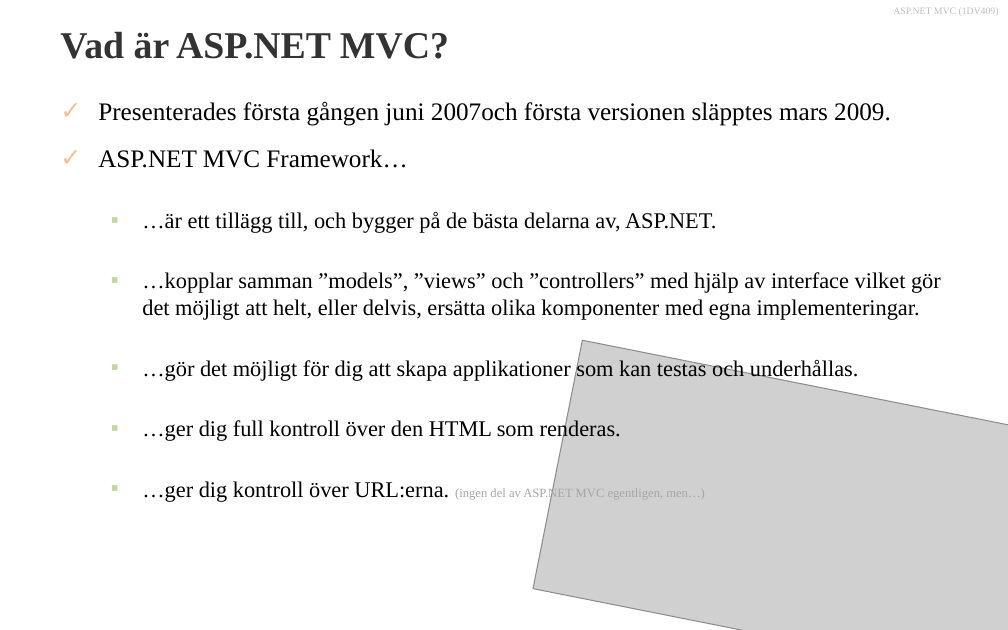
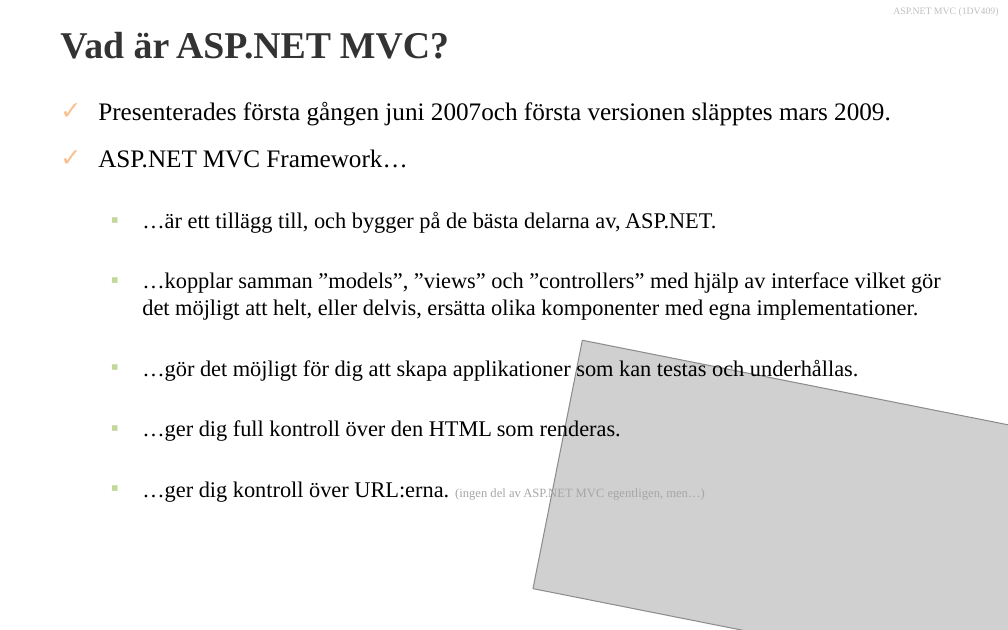
Before and after one commit to 1dv409/kursmaterial, a slide deck: slide 9 of Presentationsmaterial/Dokument/1.1 Introduktion av ASP.NET MVC 5.pptx. Drawn at 1008x630 pixels with LibreOffice and Linux fonts; fonts in the diff are those of the drawing; grey boxes stand for pictures; background and template pictures are left out. Boxes give left, top, right and bottom in pixels: in the first picture for what was removed or moved away, otherwise in the second. Text is boxed around its words. In the diff, an @@ line names an element or a change of style, - is before the commit and + after.

```diff
--- a/Presentationsmaterial/Dokument/1.1 Introduktion av ASP.NET MVC 5.pptx
+++ b/Presentationsmaterial/Dokument/1.1 Introduktion av ASP.NET MVC 5.pptx
@@ text at (x1=142, y1=272, x2=941, y2=320): text changed @@
-  ▪ …kopplar samman ”models”, ”views” och ”controllers” med hjälp av interface vilket gör det möjligt att helt, eller delvis, ersätta olika komponenter med egna implementeringar.
+  ▪ …kopplar samman ”models”, ”views” och ”controllers” med hjälp av interface vilket gör det möjligt att helt, eller delvis, ersätta olika komponenter med egna implementationer.
```
Also in this commit, not shown: 1 other slide changed, 1 other file.
